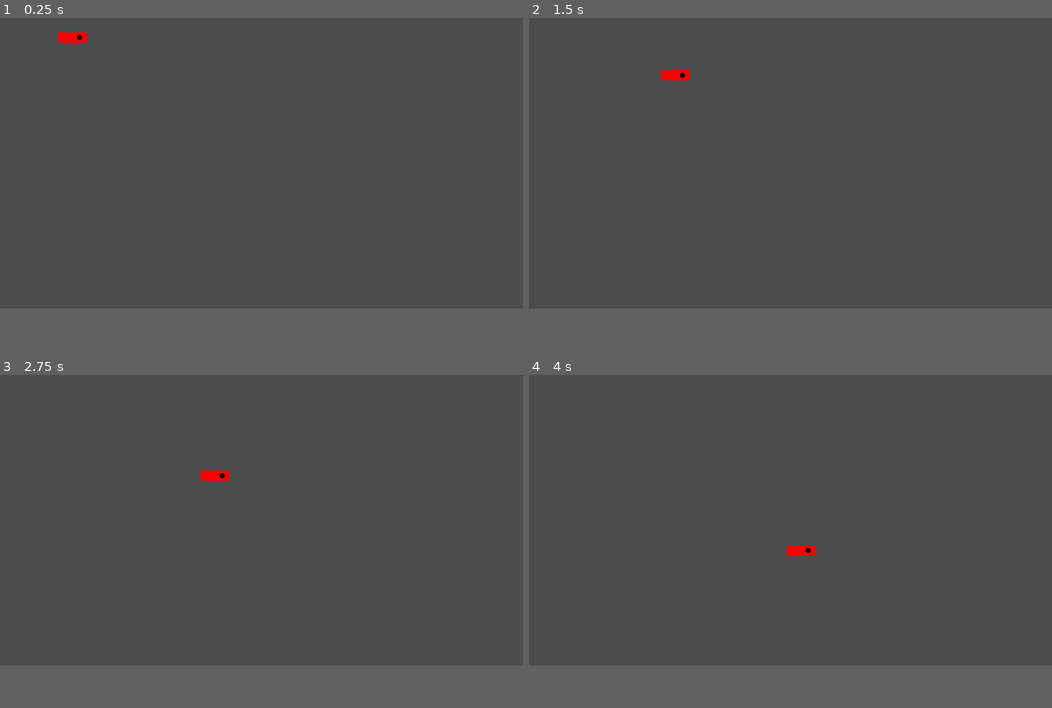
Above: before the commit, frames 1-4 (two rows, left to right).
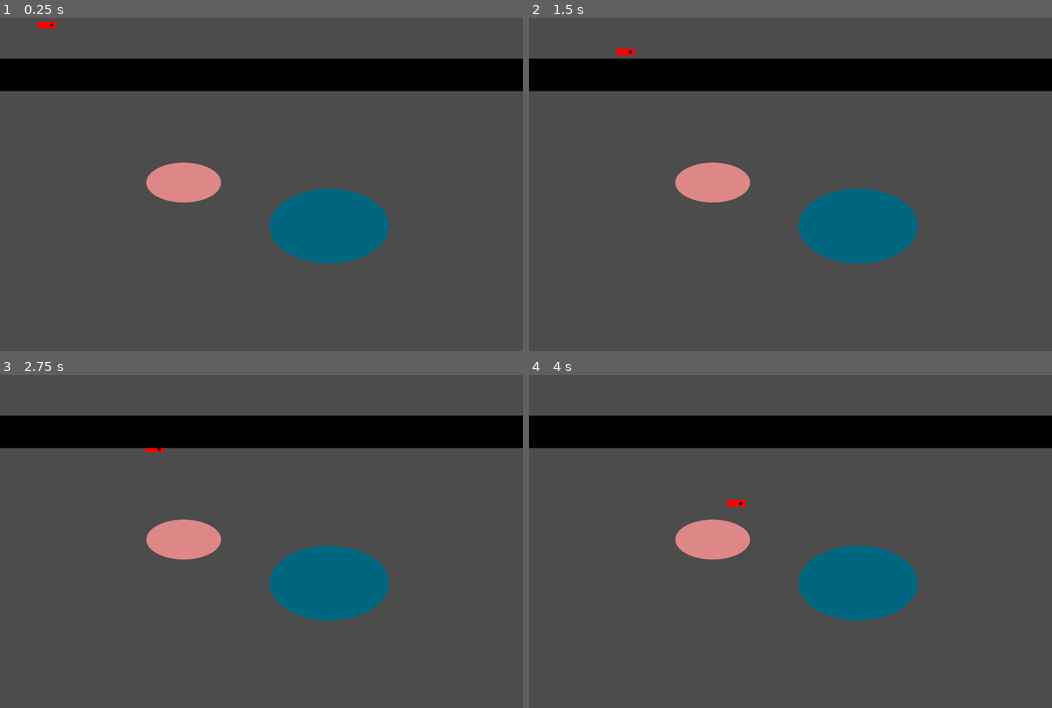
Above: after the commit, the same moments.

Repository: the-g-force/FamJam-June2020
Game: Godot game, scene res://src/Aquarium.tscn
The game is run twice, just before and just after one commit, with the same random seed, the same clock (stepped at 60 frames per second) and the same inputs.
Inputs (mouse positions are in pixels of both pictures, inside the frame that each line leads up to):
- Up to frame 1 (0.25 s): no input
- Up to frame 2 (1.5 s): tap Enter at 0.5 s; move the mouse to (905, 141) at 0.52 s; click (905, 141) at 0.6 s; move the mouse to (685, 171) at 1.27 s; click (685, 171) at 1.35 s
- Up to frame 3 (2.75 s): move the mouse to (313, 444) at 2.02 s; click (313, 444) at 2.1 s
- Up to frame 4 (4 s): move the mouse to (764, 574) at 2.77 s; click (764, 574) at 2.85 s; move the mouse to (947, 558) at 3.52 s; click (947, 558) at 3.6 s
In our replay, the window is 800x468 before the commit and 800x533 after it. These sizes can differ from the game's own. Grey fills any space a smaller window leaves; there, only what the larger window draws over its background counts as a difference.

The runs differ from the first frame. In frame 1, 15% of the frame differs, in the area x 0-100%, y 1-74%; in frame 2, 15%; in frame 3, 15%; in frame 4, 15%, in the area x 0-100%, y 12-74%.

Commit message:
Set size to match background
it is probably too big

Diff:
--- a/project/project.godot
+++ b/project/project.godot
@@ -19,6 +19,11 @@
 run/main_scene="res://src/Aquarium.tscn"
 config/icon="res://icon.png"
 
+[display]
+
+window/size/width=1575
+window/size/height=1050
+
 [input]
 
 clicked={
--- a/project/src/Aquarium.tscn
+++ b/project/src/Aquarium.tscn
@@ -1,10 +1,15 @@
-[gd_scene load_steps=3 format=2]
+[gd_scene load_steps=4 format=2]
 
 [ext_resource path="res://src/Fish.tscn" type="PackedScene" id=1]
 [ext_resource path="res://src/Aquarium.gd" type="Script" id=2]
+[ext_resource path="res://assets/aquarium.png" type="Texture" id=3]
 
 [node name="Aquarium" type="Node2D"]
 script = ExtResource( 2 )
 
 [node name="Fish" parent="." instance=ExtResource( 1 )]
 position = Vector2( 141.693, 68.59 )
+
+[node name="Background" type="Sprite" parent="."]
+texture = ExtResource( 3 )
+centered = false
